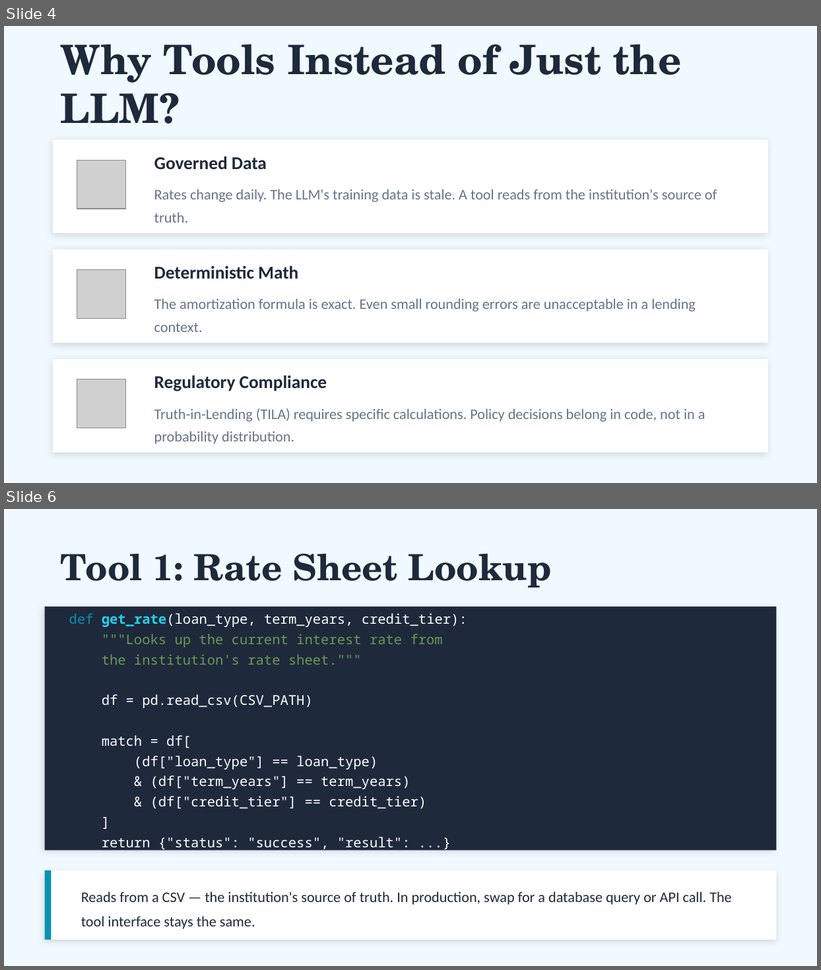
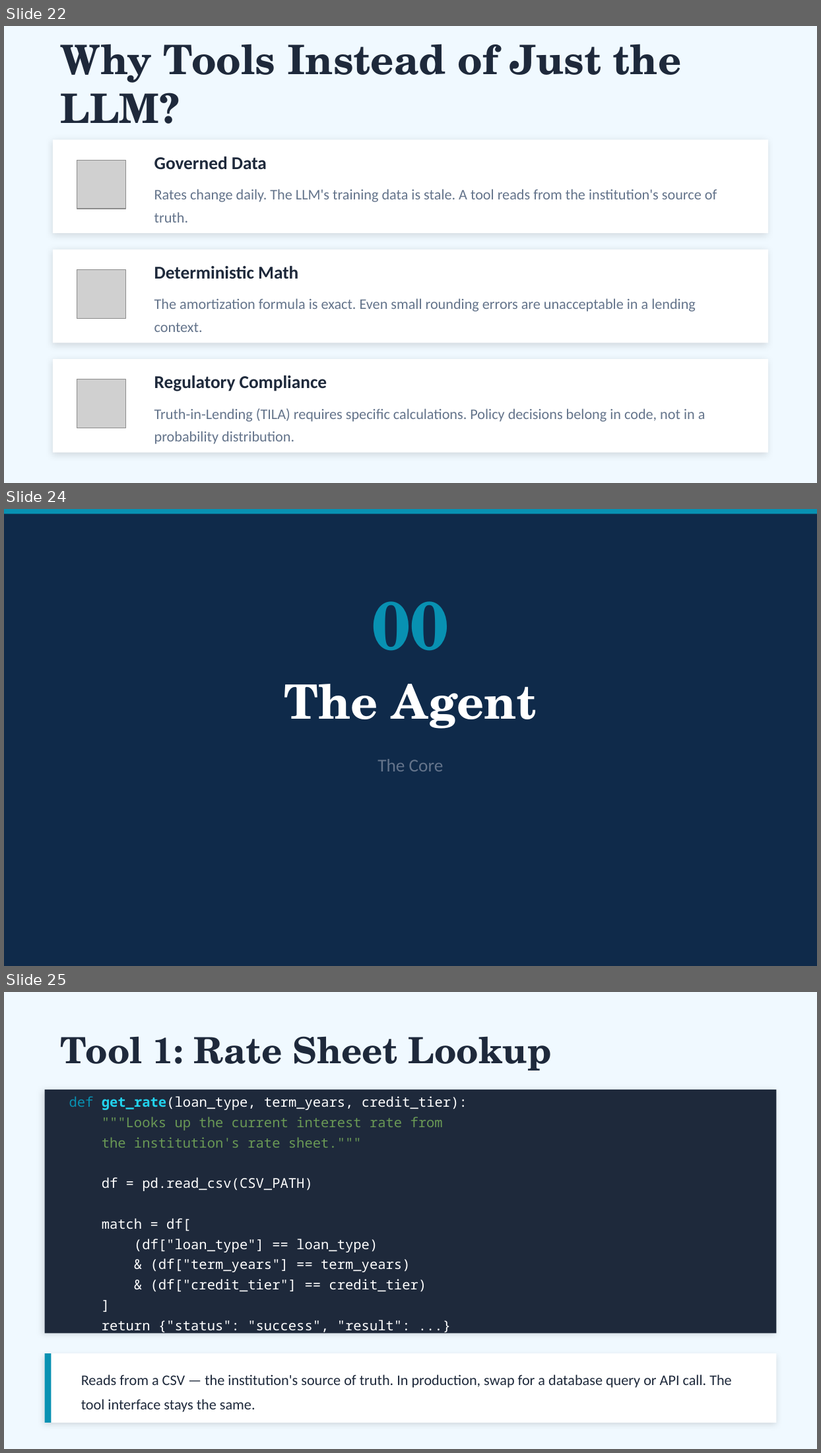
Before and after one commit to Gcav66/basic_loan_advisor_agent, a slide deck: loan_advisor_tutorial.pptx. Shown one above the other, each under a label of ours: slides 4 and 6 before the commit, slides 22, 24 and 25 after it; the slides between them are not shown. The pictures are 821x970 and 821x1453 pixels, drawn with LibreOffice and Linux fonts; fonts in the diff are those of the drawing; grey boxes stand for pictures. Boxes give left, top, right and bottom in pixels: in the first picture for what was removed or moved away, otherwise in the second. Text is boxed around its words. In the diff, an @@ line names an element or a change of style, - is before the commit and + after.

```diff
--- a/loan_advisor_tutorial.pptx
+++ b/loan_advisor_tutorial.pptx
@@ slide 24 added at <box>4,509,817,966</box>, background #0F2A4A @@
@@ rectangle added at <box>4,509,817,514</box>, fill #0891B2 @@
@@ text added at <box>372,601,450,651</box>, 60 pt, text #0891B2, bold @@
+00
@@ text added at <box>284,684,537,729</box>, 42 pt, text #FFFFFF, bold @@
+The Agent
@@ text added at <box>378,759,444,772</box>, 16 pt, text #64748B @@
+The Core
@@ what was slide 4 is now slide 22 @@
@@ what was slide 6 is now slide 25 @@
```
Also in this commit, not shown: 4 slides changed, 20 other slides added.
